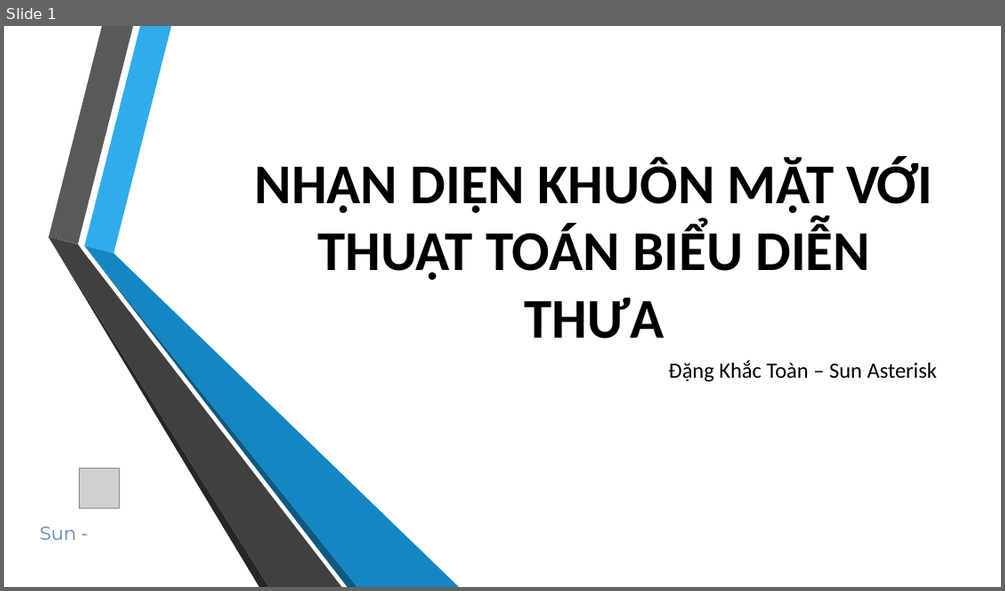
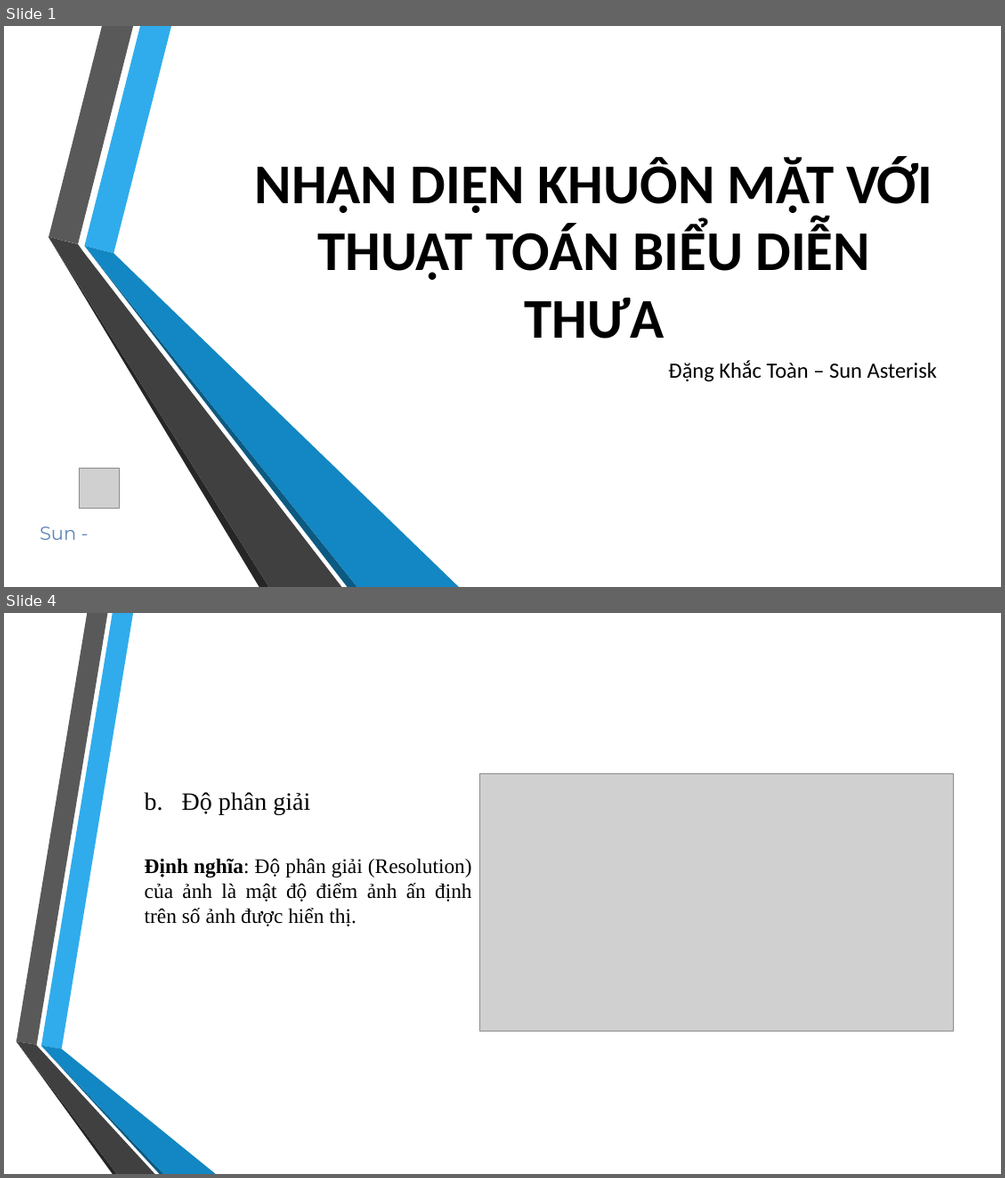
Before and after one commit to khactoan/Face-recognition-tool, a slide deck: Sun seminar/Bieu dien thua.pptx. Shown one above the other, each under a label of ours: slide 1 before the commit, slides 1 and 4 after it; the slides between them are not shown. The pictures are 1005x591 and 1005x1178 pixels, drawn with LibreOffice and Linux fonts; fonts in the diff are those of the drawing; grey boxes stand for pictures; background and template pictures are left out. Boxes give left, top, right and bottom in pixels: in the first picture for what was removed or moved away, otherwise in the second. Text is boxed around its words. In the diff, an @@ line names an element or a change of style, - is before the commit and + after.

```diff
--- a/Sun seminar/Bieu dien thua.pptx
+++ b/Sun seminar/Bieu dien thua.pptx
@@ slide 4 added at box(4, 613, 1001, 1174), background picture (left out) @@
@@ title added at box(182, 792, 310, 815), 24 pt, text #000000 @@
+b. Độ phân giải
@@ picture added at box(479, 773, 954, 1030) @@
@@ text added at box(145, 858, 472, 926), 20 pt, text #000000 @@
+Định nghĩa: Độ phân giải (Resolution) của ảnh là mật độ điểm ảnh ấn định trên số ảnh được hiển thị.
@@ group added at box(16, 613, 216, 1174): 6 freeform shapes @@
```
Also in this commit, not shown: 11 other slides added, 1 slide removed, 3 other files.
